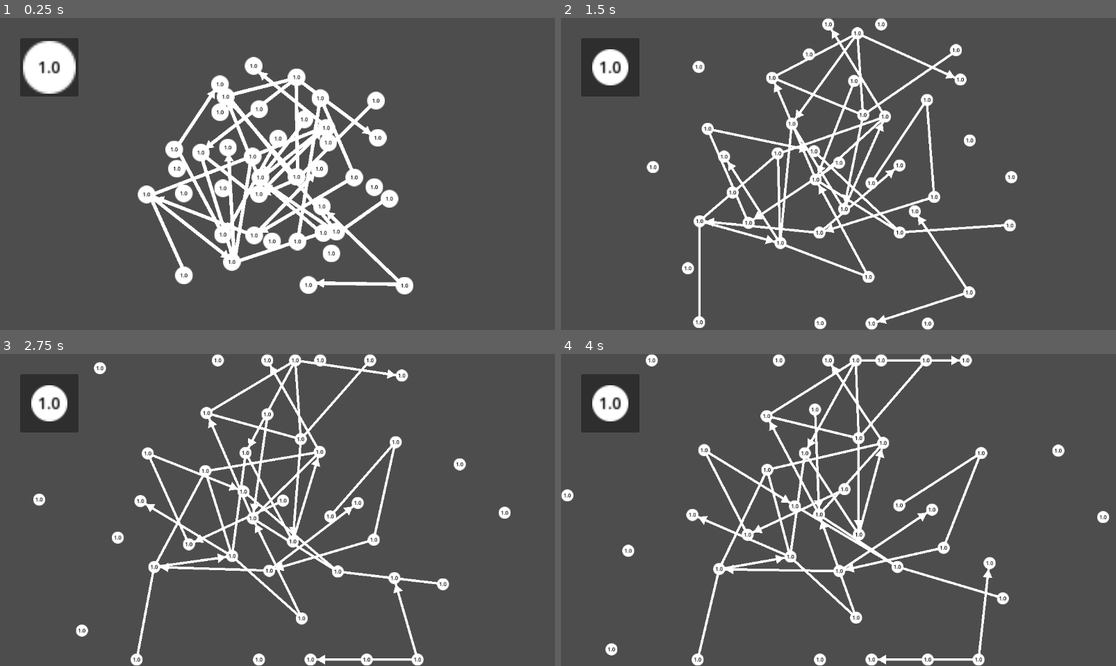
Above: before the commit, frames 1-4 (two rows, left to right).
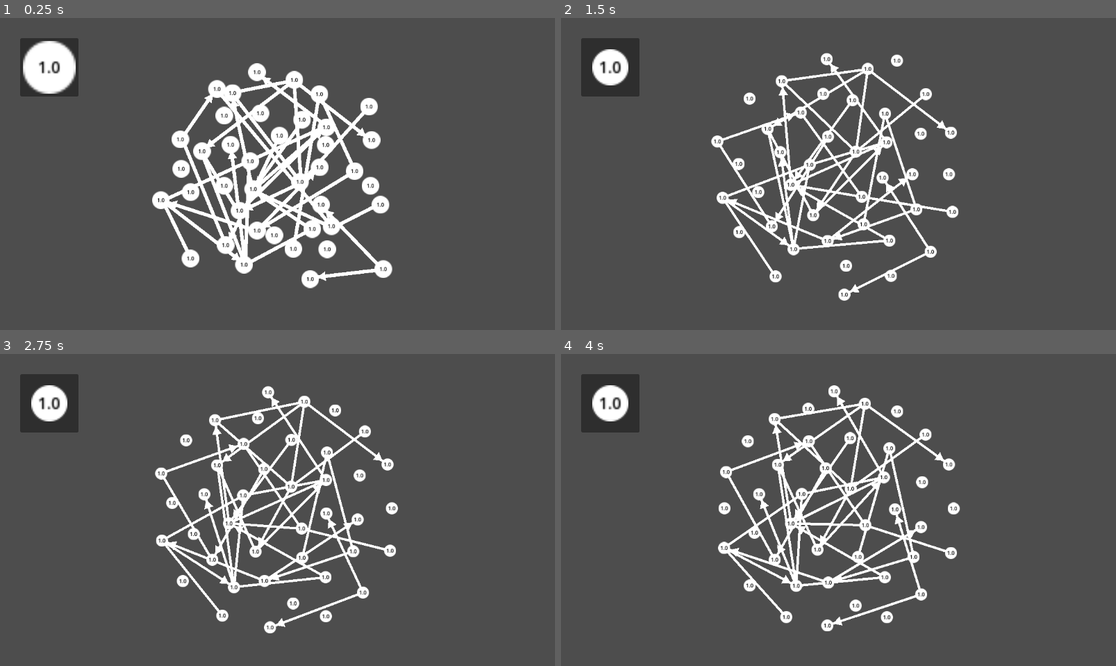
Above: after the commit, the same moments.

Repository: Andresit1524/graphim
Game: Godot game, scene res://test/test.tscn
The game is run twice, just before and just after one commit, with the same random seed, the same clock (stepped at 60 frames per second) and the same inputs.
Inputs (mouse positions are in pixels of both pictures, inside the frame that each line leads up to):
- Up to frame 1 (0.25 s): no input
- Up to frame 2 (1.5 s): tap Enter at 0.5 s; drag from (610, 67) to (894, 105) at 0.52 s; drag from (727, 189) to (810, 236) at 1.27 s
- Up to frame 3 (2.75 s): move the mouse to (333, 441) at 2.02 s; click (333, 441) at 2.17 s
- Up to frame 4 (4 s): drag from (810, 572) to (672, 463) at 2.77 s; move the mouse to (1005, 556) at 3.52 s; click (1005, 556) at 3.67 s

The runs differ from the first frame. In frame 1, 11% of the frame differs, in the area x 24-75%, y 12-89%; in frame 2, 12%; in frame 3, 13%; in frame 4, 13%, in the area x 0-99%, y 0-100%.

Commit message:
Repulsión al centro
Pendiente: Calibrar valores

Diff:
--- a/assets/graph_node/graphim_node.gd
+++ b/assets/graph_node/graphim_node.gd
@@ -5,12 +5,12 @@
 const GRAVITY_MIN_RADIUS_SQUARED := 2000
 
 
-## Fuerza de repulsión. Constante de Coulomb modificada
-@export var repulsion_force: float = 2e6
-## Fuerza de gravedad al centro. Constante de gravitación universal modificada
-@export var center_gravity: float = 9e5
+## Fuerza de repulsión
+@export var repulsion_force: float = 4e6
+## Fuerza de repulsión al centro
+@export var center_repulsion: float = 0.05
 ## Fricción del movimiento
-@export var damping: float = 0.1
+@export var damping: float = 0.2
 
 
 @onready var sprite: Sprite2D = $Sprite
@@ -139,7 +139,7 @@
 		force += _coulomb(node.global_position)
 
 	# Aplicamos la fuerza de gravedad al centro
-	force += _apply_gravity()
+	force += _apply_inverse_gravity()
 	force += hooke_force
 
 	# Limpiamos la fuerza para la siguiente iteración de las aristas
@@ -153,12 +153,12 @@
 	move_and_collide(displacement)
 
 
-## Aplica la gravedad al centro del viewport
-func _apply_gravity() -> Vector2:
+## Aplica la gravedad a la inversa, empujando hacia el centro del nodo
+func _apply_inverse_gravity() -> Vector2:
 	var distance := center - global_position
 	if distance.length_squared() < GRAVITY_MIN_RADIUS_SQUARED: return Vector2.ZERO
 
-	return distance.normalized() * center_gravity / distance.length_squared()
+	return distance.normalized() * center_repulsion * distance.length_squared()
 
 
 ## Calcula la repulsión usando la ley de Coulomb para un punto dado (posición global)
